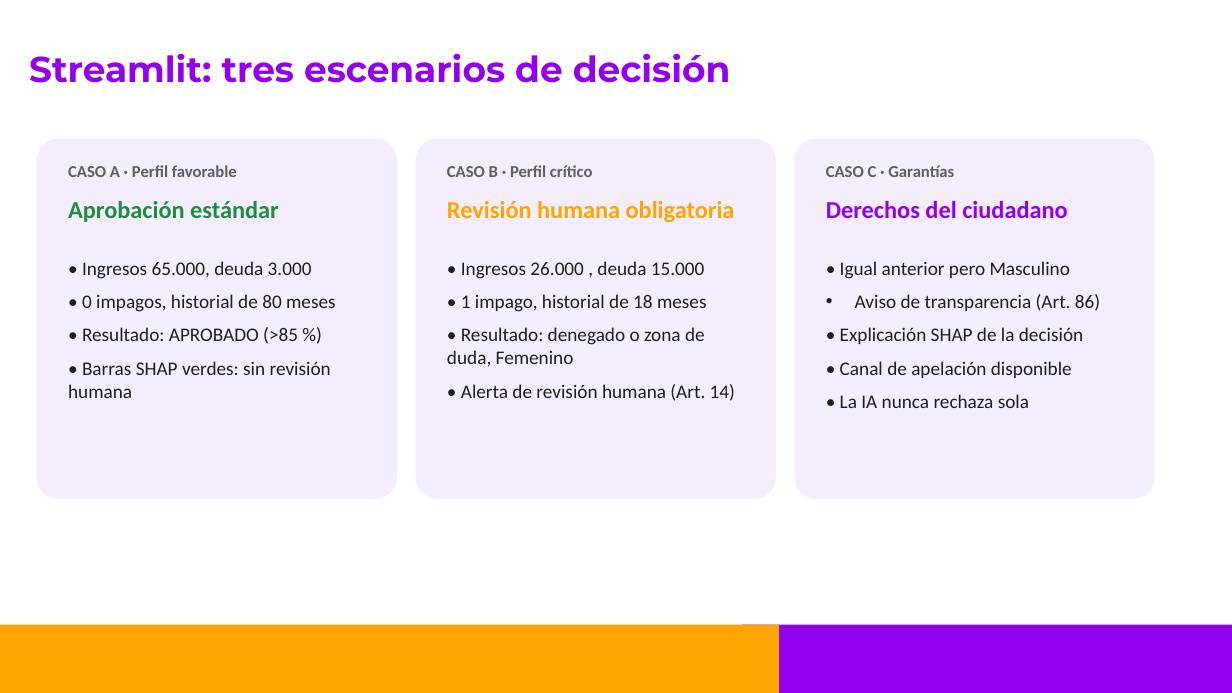
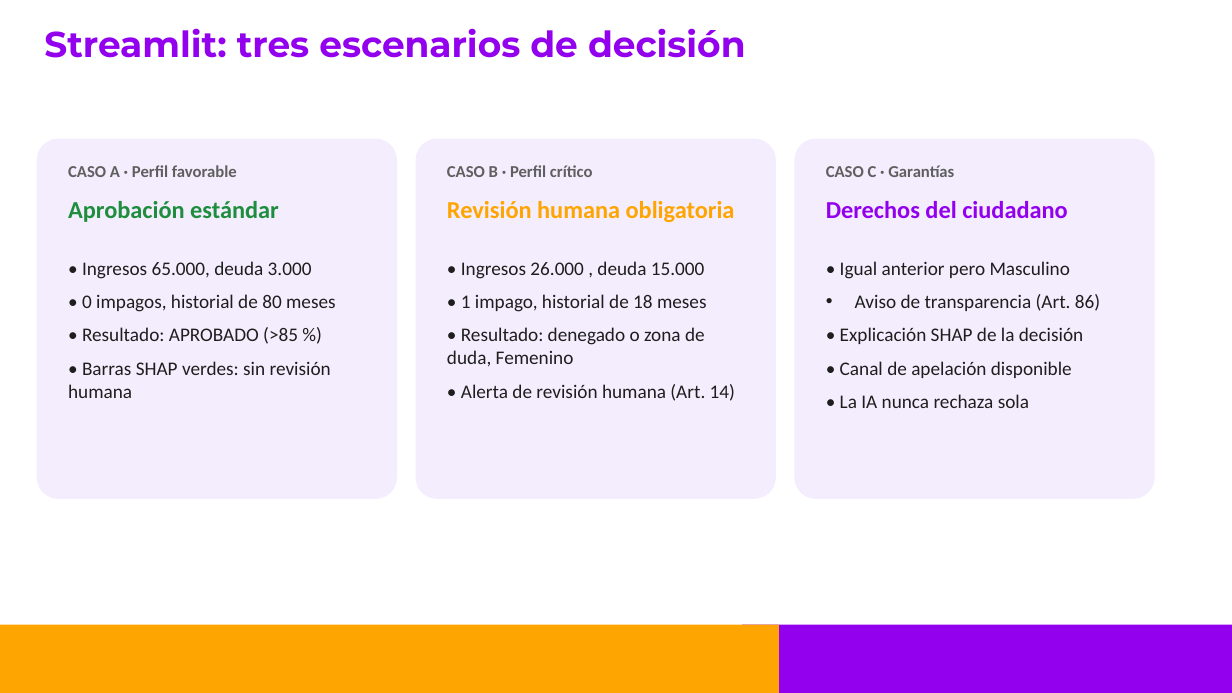
Before and after one commit to adiacla/Conferencia-42001-con-MLFlow-y-DVC, a slide deck: slide 9 of Presentacion/Taller_MLOps_CRISP-ML_Q_Presentacion_con_notas.pptx. Drawn at 1232x693 pixels with LibreOffice and Linux fonts; fonts in the diff are those of the drawing; background and template pictures are left out. Boxes give left, top, right and bottom in pixels: in the first picture for what was removed or moved away, otherwise in the second. Text is boxed around its words. In the diff, an @@ line names an element or a change of style, - is before the commit and + after.

```diff
--- a/Presentacion/Taller_MLOps_CRISP-ML_Q_Presentacion_con_notas.pptx
+++ b/Presentacion/Taller_MLOps_CRISP-ML_Q_Presentacion_con_notas.pptx
@@ text "Streamlit: tres escenarios de decisión": place and size @@
-text "Streamlit: tres escenarios de decisión" at (29,53,731,83)
+text "Streamlit: tres escenarios de decisión" at (44,28,746,58)
```
Also in this commit, not shown: 2 other slides changed.
